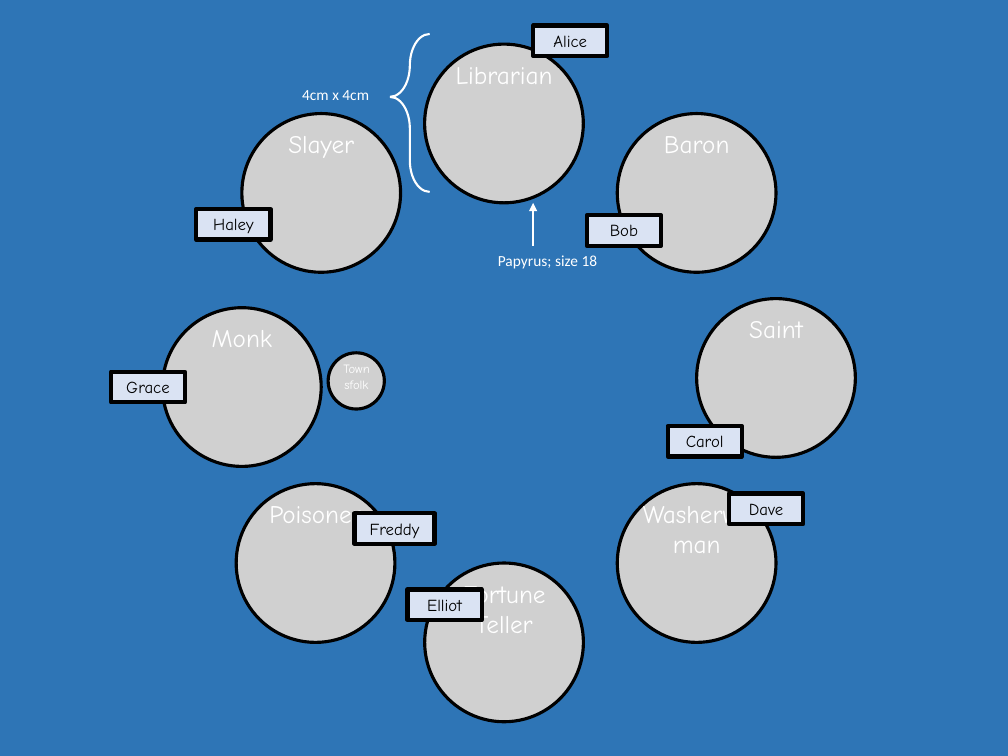
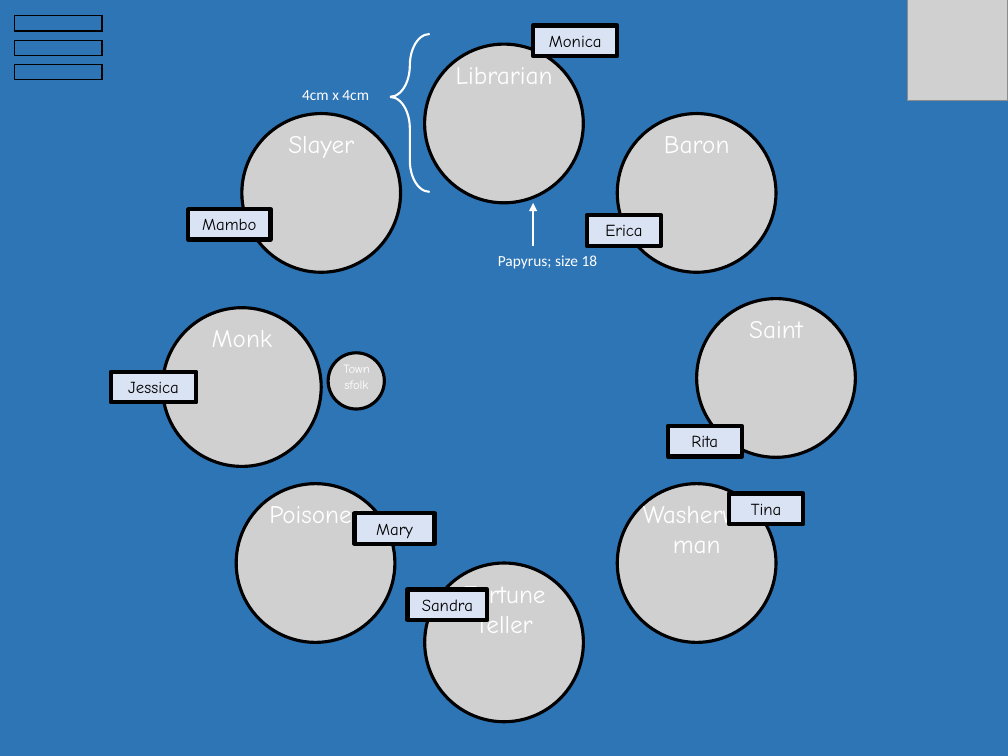
Before and after one commit to Nathan3-14/grimoire-nea, a slide deck: slide 14 of mockup.pptx (slide 10 before the commit). Drawn at 1008x756 pixels with LibreOffice and Linux fonts; fonts in the diff are those of the drawing; grey boxes stand for pictures. Boxes give left, top, right and bottom in pixels: in the first picture for what was removed or moved away, otherwise in the second. Text is boxed around its words. In the diff, an @@ line names an element or a change of style, - is before the commit and + after.

```diff
--- a/mockup.pptx
+++ b/mockup.pptx
@@ rectangle added at (x1=14, y1=16, x2=102, y2=31), outline #000000 1 pt @@
@@ rectangle removed at (x1=533, y1=25, x2=608, y2=55) @@
-Alice
@@ rectangle added at (x1=533, y1=25, x2=618, y2=55), fill #DAE3F3, outline #000000 3 pt, 12 pt, text #000000 @@
+Monica
@@ picture added at (x1=907, y1=0, x2=1008, y2=101) @@
@@ rectangle added at (x1=14, y1=40, x2=102, y2=55), outline #000000 1 pt @@
@@ rectangle added at (x1=14, y1=65, x2=102, y2=80), outline #000000 1 pt @@
@@ rectangle "Mambo" resized from (x1=197, y1=209, x2=271, y2=239) to (x1=188, y1=209, x2=271, y2=239) @@
@@ text in rectangle at (x1=202, y1=218, x2=256, y2=230): text changed @@
-Haley
+Mambo
@@ text in rectangle at (x1=605, y1=224, x2=642, y2=236): text changed @@
-Bob
+Erica
@@ rectangle removed at (x1=111, y1=372, x2=185, y2=402) @@
-Grace
@@ rectangle added at (x1=111, y1=372, x2=197, y2=402), fill #DAE3F3, outline #000000 3 pt, 12 pt, text #000000 @@
+Jessica
@@ text in rectangle at (x1=691, y1=435, x2=718, y2=447): text changed @@
-Carol
+Rita
@@ text in rectangle at (x1=751, y1=503, x2=782, y2=515): text changed @@
-Dave
+Tina
@@ text in rectangle at (x1=376, y1=524, x2=413, y2=539): text changed @@
-Freddy
+Mary
@@ rectangle "Sandra" resized from (x1=407, y1=590, x2=482, y2=620) to (x1=407, y1=590, x2=487, y2=620) @@
@@ text in rectangle at (x1=422, y1=599, x2=473, y2=611): text changed @@
-Elliot
+Sandra
```
Also in this commit, not shown: 15 other slides changed, 8 slides added, 1 slide removed.
